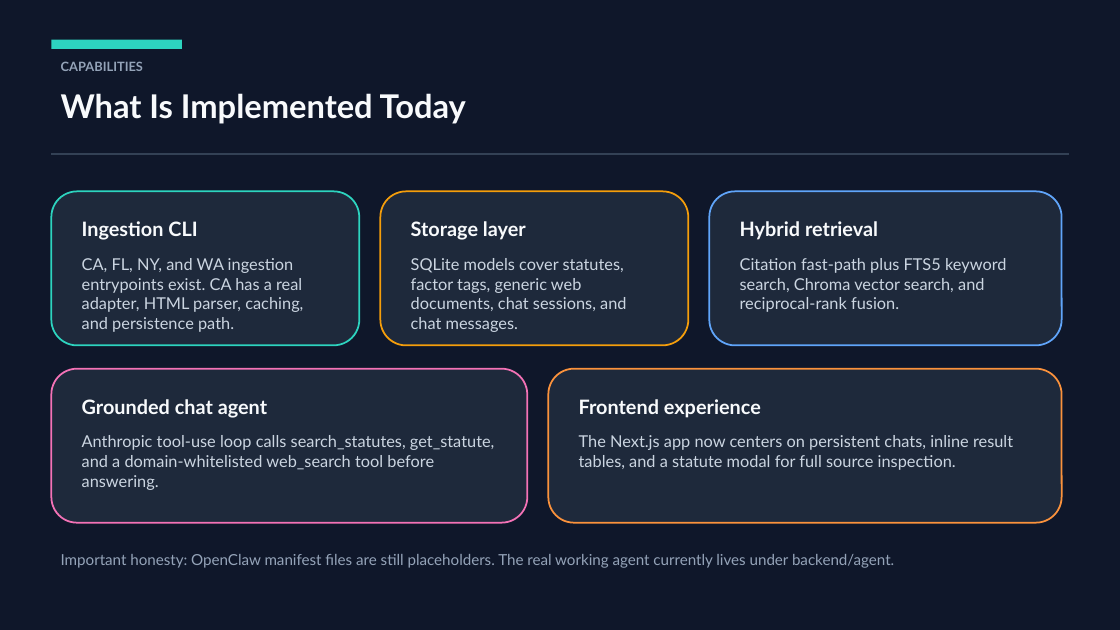
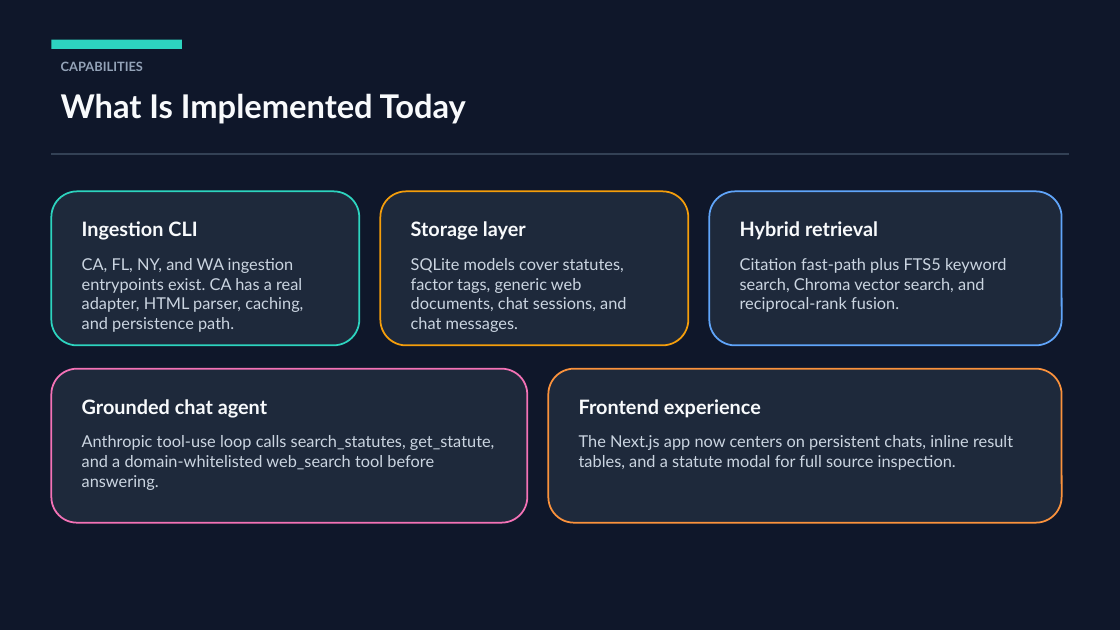
Before and after one commit to Danial-Kord/CaseLogic, a slide deck: slide 3 of docs/CaseLogic_7min_Presentation.pptx. Drawn at 1120x630 pixels with LibreOffice and Linux fonts; fonts in the diff are those of the drawing. Boxes give left, top, right and bottom in pixels: in the first picture for what was removed or moved away, otherwise in the second. Text is boxed around its words. In the diff, an @@ line names an element or a change of style, - is before the commit and + after.

```diff
--- a/docs/CaseLogic_7min_Presentation.pptx
+++ b/docs/CaseLogic_7min_Presentation.pptx
@@ text removed at <box>61,554,894,568</box> @@
-Important honesty: OpenClaw manifest files are still placeholders. The real working agent currently lives under backend/agent.
```
Also in this commit, not shown: 5 other slides changed, 22 other files.
